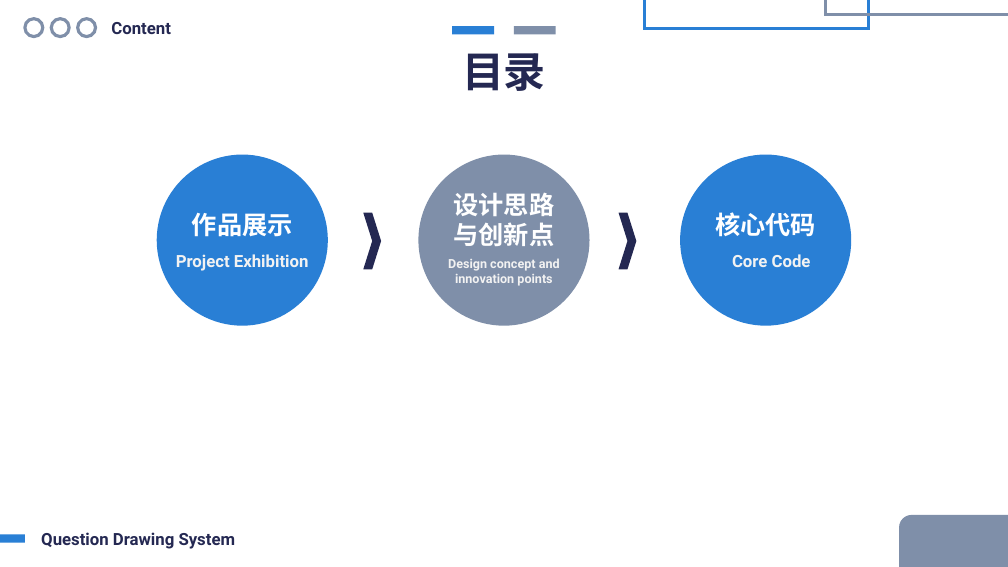
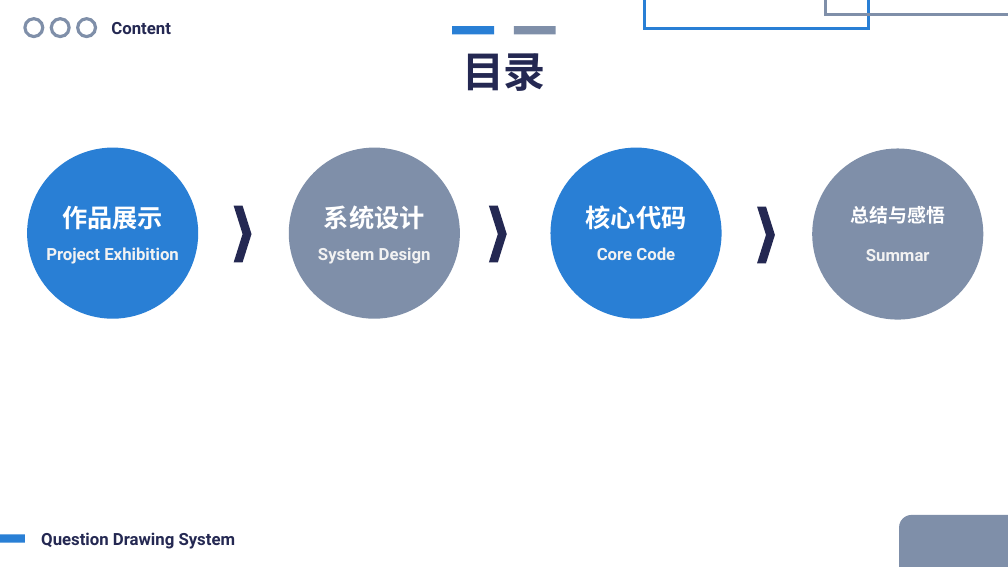
Before and after one commit to HoshiMeisa/Question-Drawing-System, a slide deck: slide 2 of ThesisDefense.pptx. Drawn at 1008x567 pixels with LibreOffice and Linux fonts; fonts in the diff are those of the drawing. Boxes give left, top, right and bottom in pixels: in the first picture for what was removed or moved away, otherwise in the second. Text is boxed around its words. In the diff, an @@ line names an element or a change of style, - is before the commit and + after.

```diff
--- a/ThesisDefense.pptx
+++ b/ThesisDefense.pptx
@@ ellipse added at [812, 148, 983, 319], fill #7F8FA9 @@
@@ 3 texts, 3 ellipses, 2 chevrons: place and size @@
-3 texts, 3 ellipses, 2 chevrons at [157, 154, 851, 325]
+3 texts, 3 ellipses, 2 chevrons at [27, 147, 721, 318]
@@ text at [324, 205, 425, 229]: text changed @@
-设计思路与创新点
+系统设计
@@ chevron added at [757, 206, 775, 263], fill #242852 @@
@@ text added at [851, 206, 945, 224], 18 pt, text #FFFFFF, bold @@
+总结与感悟
@@ text at [318, 248, 431, 264]: text changed; size 12 to 16 pt @@
-Design concept and innovation points
+System Design
@@ text "Core Code": place and size @@
-text "Core Code" at [732, 254, 811, 267]
+text "Core Code" at [597, 247, 675, 260]
@@ text added at [866, 249, 930, 261], 16 pt, text #F2F2F2, bold @@
+Summar
```
Also in this commit, not shown: 5 other slides changed, 3 slides added, 1 slide removed, 3 other files.
